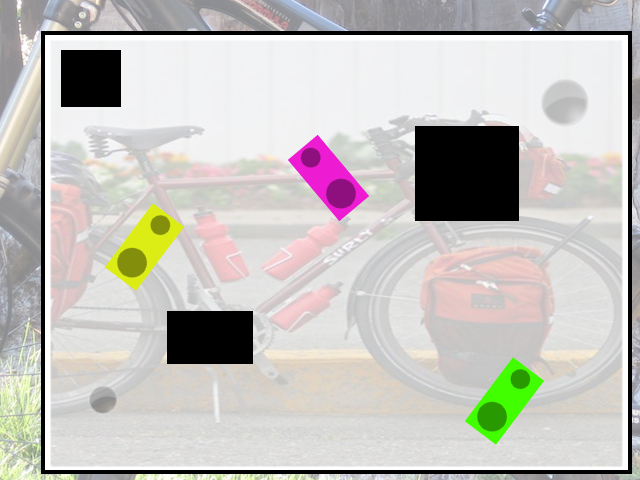
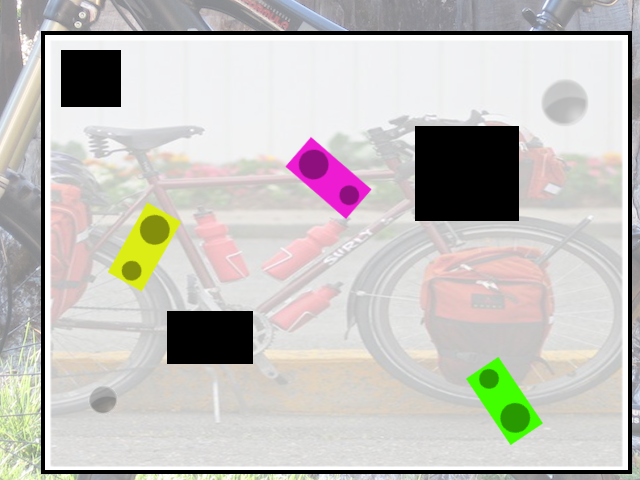
Revision of a layered 640x480 image; what changed, layer by layer:
painted on "Circulo Grande #1" over (476, 401, 531, 434)
painted on "circulo pequeño #1" over (478, 368, 531, 390)
painted on "Color robot #1" over (465, 356, 545, 446)
painted on "Circulo Grande #2" over (297, 148, 357, 209)
painted on "circulo pequeño #2" over (300, 147, 360, 206)
painted on "Color robot #2" over (285, 134, 372, 222)
painted on "Circulo Grande" over (116, 214, 171, 279)
painted on "circulo pequeño" over (120, 214, 171, 282)
painted on "Color robot" over (104, 202, 184, 292)
